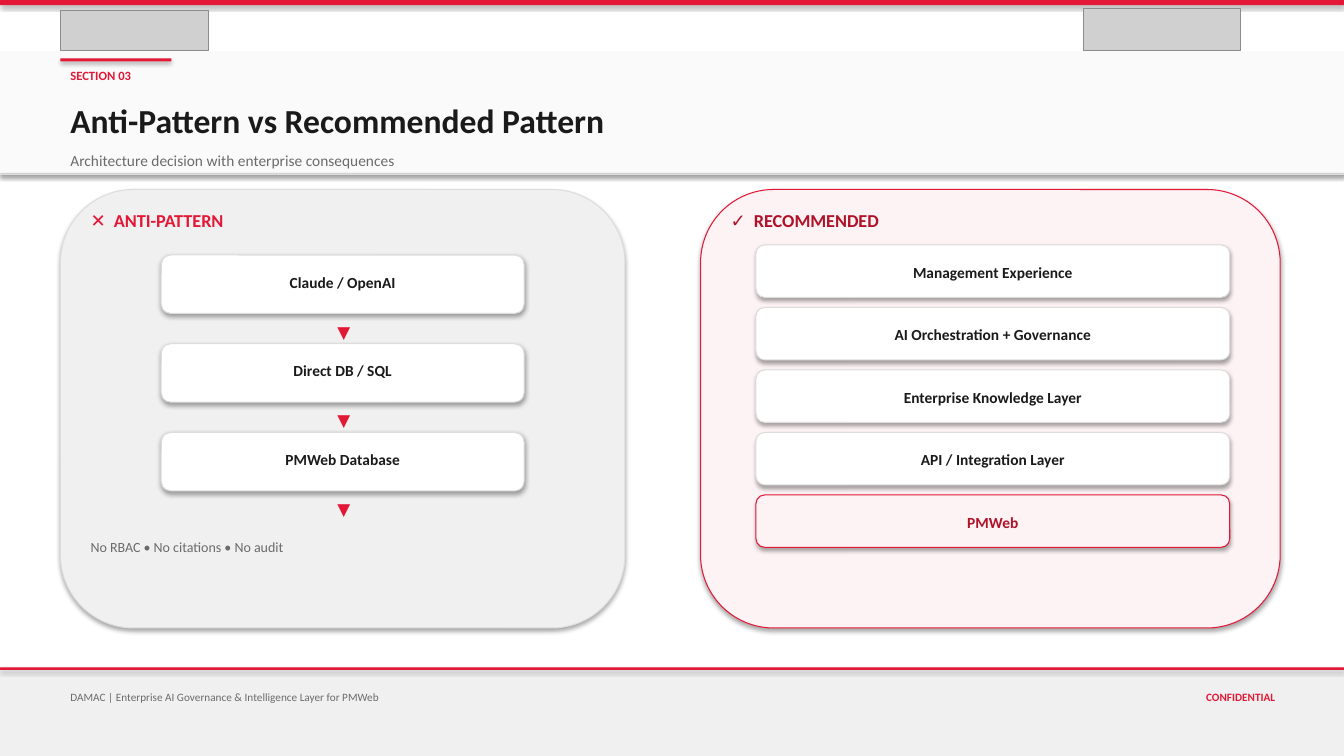
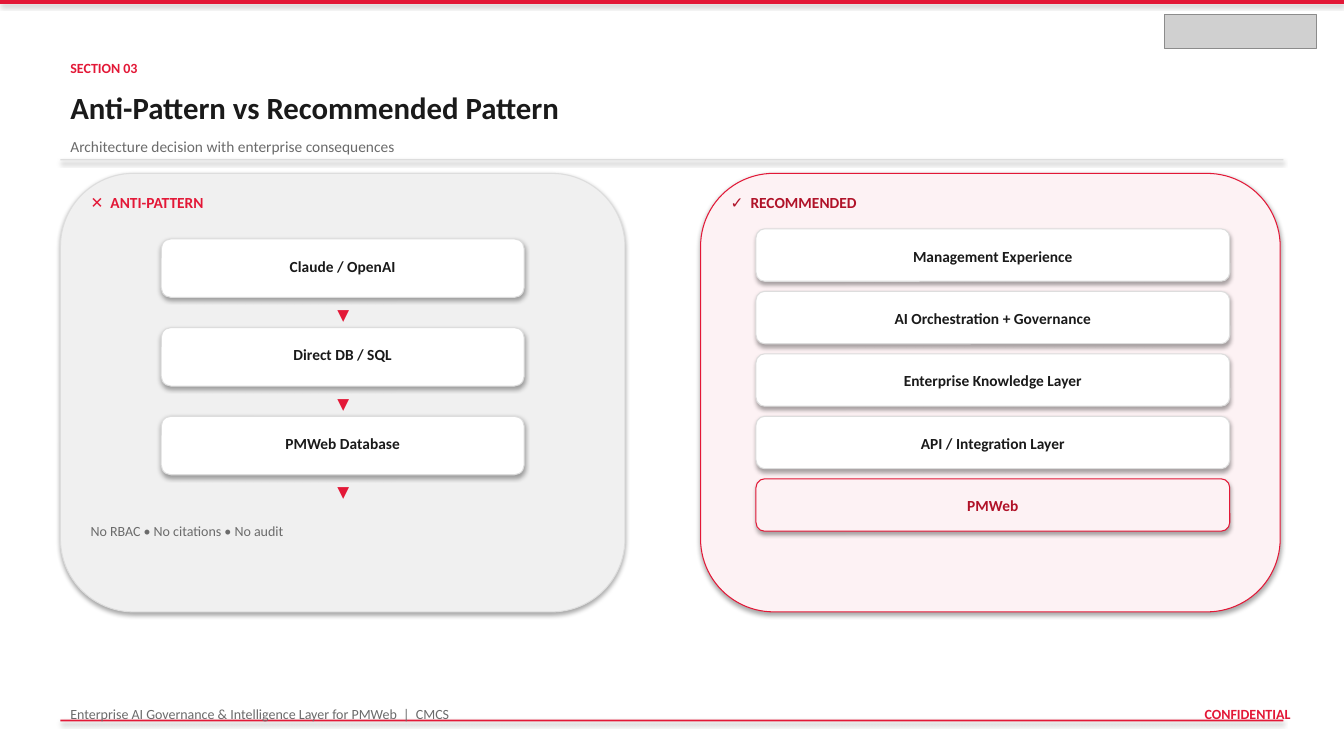
Before and after one commit to vishnushankar9024/procurehubibi, a slide deck: slide 14 of output/DAMAC_PMWeb_AI_Governance_Intelligence_Layer.pptx. Drawn at 1344x756 pixels with LibreOffice and Linux fonts; fonts in the diff are those of the drawing; grey boxes stand for pictures. Boxes give left, top, right and bottom in pixels: in the first picture for what was removed or moved away, otherwise in the second. Text is boxed around its words. In the diff, an @@ line names an element or a change of style, - is before the commit and + after.

```diff
--- a/output/DAMAC_PMWeb_AI_Governance_Intelligence_Layer.pptx
+++ b/output/DAMAC_PMWeb_AI_Governance_Intelligence_Layer.pptx
@@ picture removed at (60, 10, 209, 50) @@
@@ picture removed at (1084, 8, 1241, 50) @@
@@ picture added at (1165, 14, 1317, 48) @@
@@ rectangle removed at (0, 52, 1344, 173) @@
@@ text "SECTION 03": place and size @@
-text "SECTION 03" at (70, 71, 131, 80)
+text "SECTION 03" at (70, 64, 137, 73)
@@ text "SECTION 03" at (70, 64, 137, 73): size 9 to 10 pt @@
@@ rectangle removed at (60, 58, 171, 62) @@
@@ text "Anti-Pattern vs Recommended Pattern": place and size @@
-text "Anti-Pattern vs Recommended Pattern" at (70, 109, 604, 134)
+text "Anti-Pattern vs Recommended Pattern" at (70, 97, 559, 120)
@@ text "Anti-Pattern vs Recommended Pattern" at (70, 97, 559, 120): size 24 to 22 pt @@
@@ rectangle: place and size @@
-rectangle at (0, 173, 1344, 174)
+rectangle at (60, 159, 1284, 160)
@@ text "✕ ANTI-PATTERN" at (110, 198, 203, 208): size 13 to 11 pt @@
@@ text "✓ RECOMMENDED" at (751, 198, 857, 208): size 13 to 11 pt @@
@@ rounded rectangle added at (756, 229, 1230, 281), fill #FFFFFF, outline #DDDDDD 0.75 pt @@
@@ rounded rectangle: place and size @@
-rounded rectangle at (756, 433, 1230, 485)
+rounded rectangle at (756, 291, 1230, 344)
@@ 15 texts, 5 rounded rectangles: place and size @@
-15 texts, 5 rounded rectangles at (60, 155, 1280, 628)
+15 texts, 5 rounded rectangles at (60, 141, 1280, 612)
@@ size 12 to 11 pt in 3 elements at (328, 297, 358, 323), (328, 386, 358, 411), (328, 475, 358, 500) @@
@@ 3 rounded rectangles: place and size @@
-3 rounded rectangles at (756, 245, 1230, 422)
+3 rounded rectangles at (756, 354, 1230, 531)
@@ rounded rectangle at (756, 479, 1230, 531): fill #FFFFFF to #FDF2F4; outline #DDDDDD 0.75 pt to #E31837 0.75 pt @@
@@ rounded rectangle removed at (756, 495, 1230, 547) @@
@@ rectangle removed at (0, 667, 1344, 756) @@
@@ text at (70, 709, 449, 722): text changed; size 8 to 10 pt @@
-DAMAC | Enterprise AI Governance & Intelligence Layer for PMWeb
+Enterprise AI Governance & Intelligence Layer for PMWeb | CMCS
@@ text "CONFIDENTIAL": place and size @@
-text "CONFIDENTIAL" at (1206, 693, 1275, 701)
+text "CONFIDENTIAL" at (1205, 710, 1291, 722)
@@ text "CONFIDENTIAL" at (1205, 710, 1291, 722): size 8 to 10 pt @@
@@ rectangle: place and size @@
-rectangle at (0, 667, 1344, 670)
+rectangle at (60, 720, 1284, 722)
```
Also in this commit, not shown: 35 other slides changed, 3 other files.
